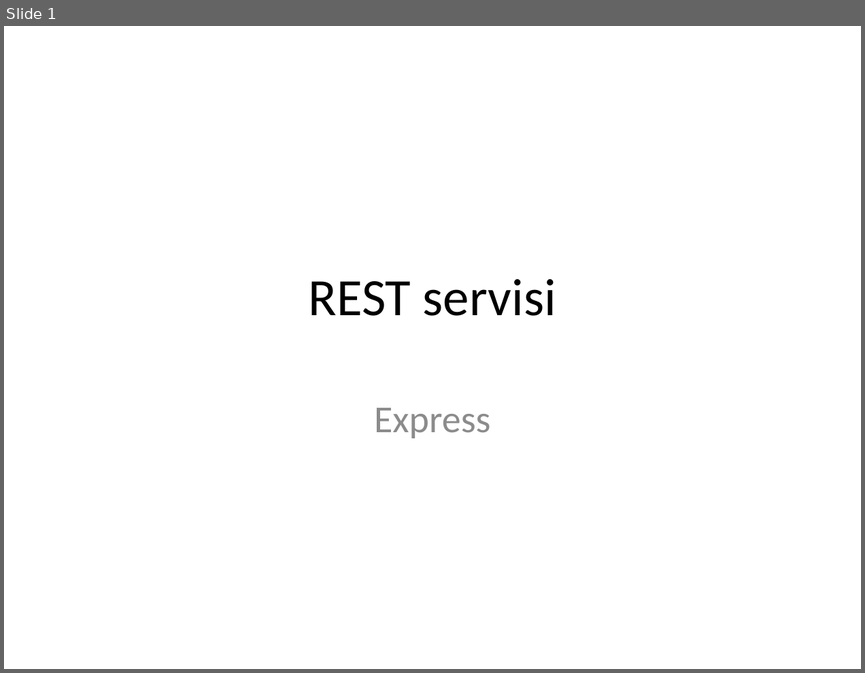
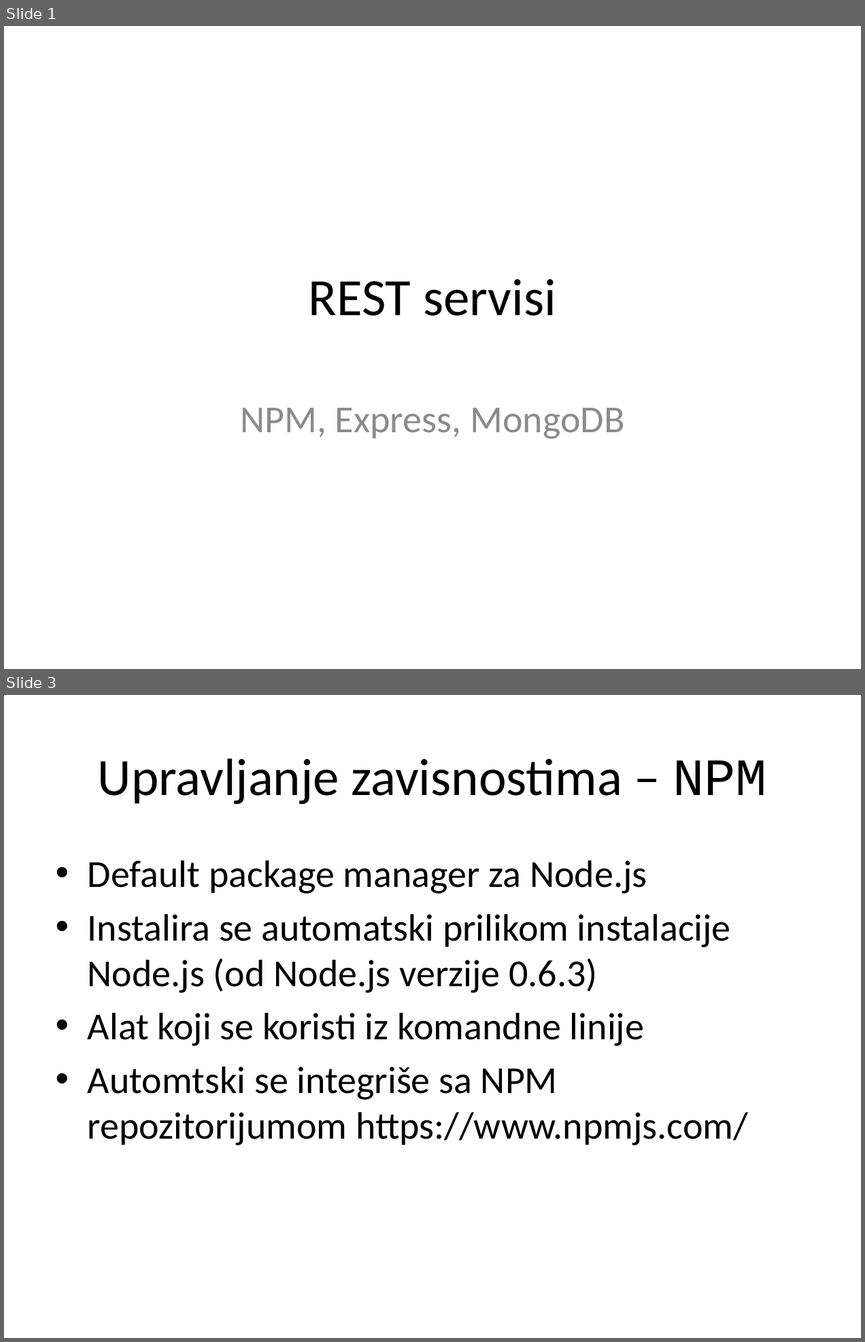
Before and after one commit to XWS2016/BackEnd, a slide deck: 02_REST_servisi/BackEnd_02_REST_servisi.pptx. Shown one above the other, each under a label of ours: slide 1 before the commit, slides 1 and 3 after it; the slides between them are not shown. The pictures are 865x673 and 865x1342 pixels, drawn with LibreOffice and Linux fonts; fonts in the diff are those of the drawing. Boxes give left, top, right and bottom in pixels: in the first picture for what was removed or moved away, otherwise in the second. Text is boxed around its words. In the diff, an @@ line names an element or a change of style, - is before the commit and + after.

```diff
--- a/02_REST_servisi/BackEnd_02_REST_servisi.pptx
+++ b/02_REST_servisi/BackEnd_02_REST_servisi.pptx
@@ slide 3 added at [4,695,861,1338], background #FFFFFF @@
@@ title added at [98,758,768,804], 44 pt, text #000000 @@
+Upravljanje zavisnostima – NPM
@@ text added at [88,860,748,1145], 32 pt, text #000000 @@
+• Default package manager za Node.js
+• Instalira se automatski prilikom instalacije Node.js (od Node.js verzije 0.6.3)
+• Alat koji se koristi iz komandne linije
+• Automtski se integriše sa NPM repozitorijumom https://www.npmjs.com/
@@ slide 1 changed as well @@
@@ subtitle at [240,407,624,439]: text changed @@
-Express
+NPM, Express, MongoDB
```
Also in this commit, not shown: 25 other slides added, 1 slide removed, 12 other files.
